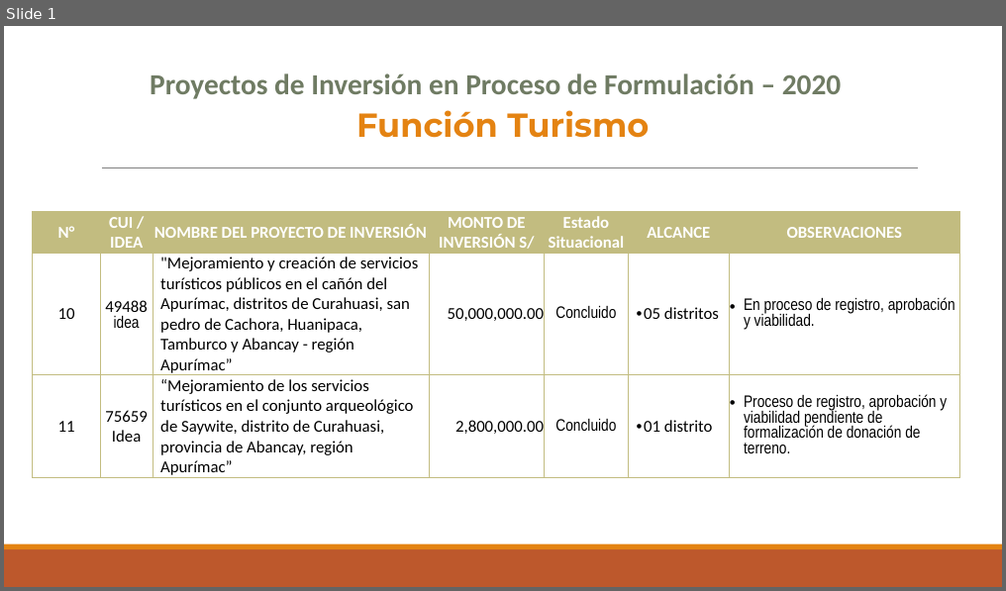
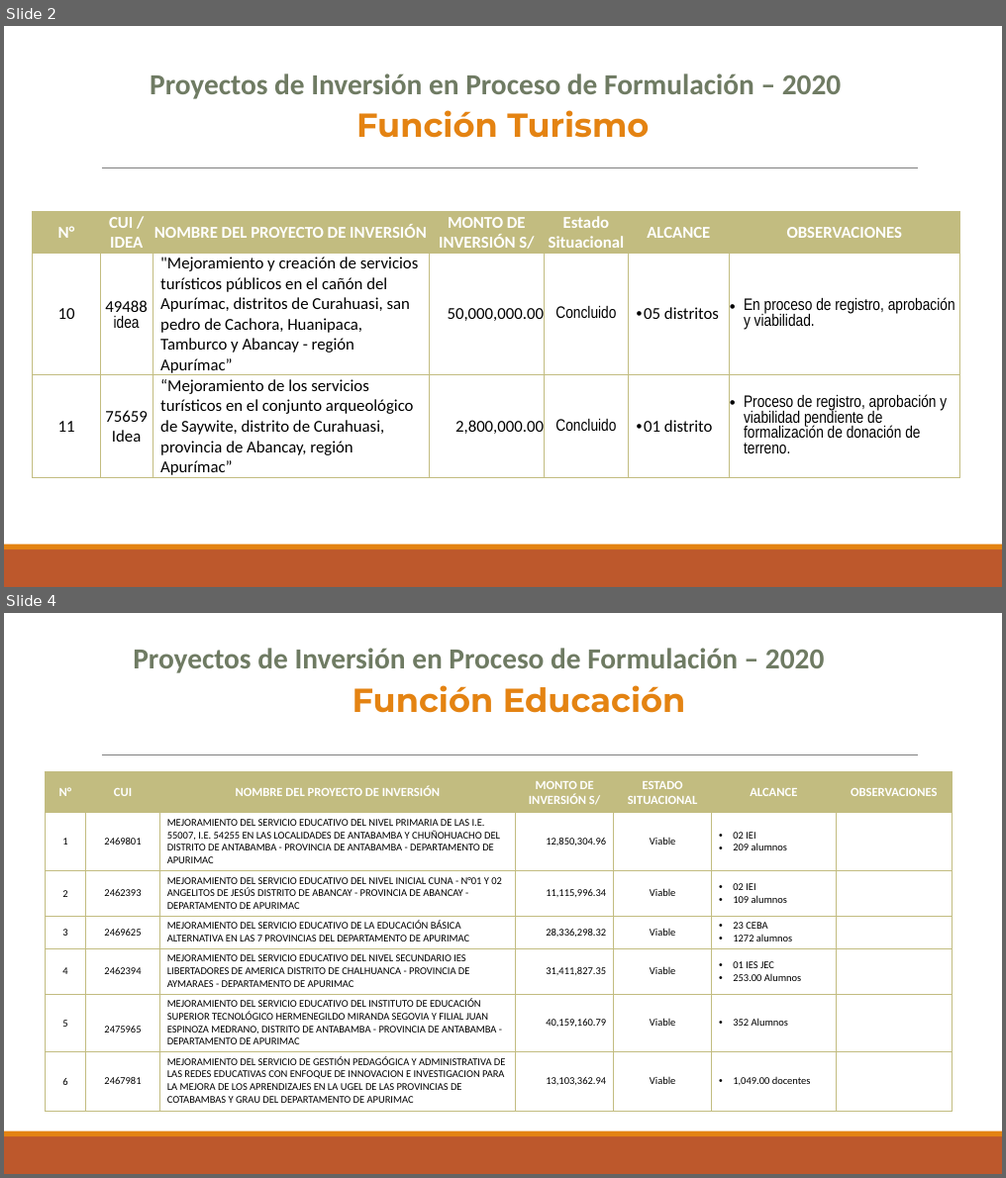
Before and after one commit to ORFEI-GRAP/Gestion-ORFEI, a slide deck: Plantilla.pptx. Shown one above the other, each under a label of ours: slide 1 before the commit, slides 2 and 4 after it; the slides between them are not shown. The pictures are 1006x591 and 1006x1178 pixels, drawn with LibreOffice and Linux fonts; fonts in the diff are those of the drawing. Boxes give left, top, right and bottom in pixels: in the first picture for what was removed or moved away, otherwise in the second. Text is boxed around its words. In the diff, an @@ line names an element or a change of style, - is before the commit and + after.

```diff
--- a/Plantilla.pptx
+++ b/Plantilla.pptx
@@ slide 4 added at [4,613,1002,1174], background #FFFFFF; not listed: 3 template elements that a slide beside it also shows @@
@@ text added at [133,648,825,673], 28 pt, text #6F7B63, bold @@
+Proyectos de Inversión en Proceso de Formulación – 2020
@@ text added at [352,685,686,713], 32 pt, text #E48312, bold @@
+Función Educación
@@ table added at [45,771,951,1109], 7 rows, 7 columns @@
+N° | CUI | NOMBRE DEL PROYECTO DE INVERSIÓN | MONTO DE INVERSIÓN S/ | ESTADO SITUACIONAL | ALCANCE | OBSERVACIONES
+1 | 2469801 | MEJORAMIENTO DEL SERVICIO EDUCATIVO DEL NIVEL PRIMARIA DE LAS I.E. 55007, I.E. 54255 EN LAS LOCALIDADES DE ANTABAMBA Y CHUÑOHUACHO DEL DISTRITO DE ANTABAMBA - PROVINCIA DE ANTABAMBA - DEPARTAMENTO DE APURIMAC | 12,850,304.96 | Viable | 02 IEI / 209 alumnos | 
+2 | 2462393 | MEJORAMIENTO DEL SERVICIO EDUCATIVO DEL NIVEL INICIAL CUNA - N°01 Y 02 ANGELITOS DE JESÚS DISTRITO DE ABANCAY - PROVINCIA DE ABANCAY - DEPARTAMENTO DE APURIMAC | 11,115,996.34 | Viable | 02 IEI / 109 alumnos | 
+3 | 2469625 | MEJORAMIENTO DEL SERVICIO EDUCATIVO DE LA EDUCACIÓN BÁSICA ALTERNATIVA EN LAS 7 PROVINCIAS DEL DEPARTAMENTO DE APURIMAC | 28,336,298.32 | Viable | 23 CEBA / 1272 alumnos | 
+4 | 2462394 | MEJORAMIENTO DEL SERVICIO EDUCATIVO DEL NIVEL SECUNDARIO IES LIBERTADORES DE AMERICA DISTRITO DE CHALHUANCA - PROVINCIA DE AYMARAES - DEPARTAMENTO DE APURIMAC | 31,411,827.35 | Viable | 01 IES JEC / 253.00 Alumnos | 
+5 | 2475965 | MEJORAMIENTO DEL SERVICIO EDUCATIVO DEL INSTITUTO DE EDUCACIÓN SUPERIOR TECNOLÓGICO HERMENEGILDO MIRANDA SEGOVIA Y FILIAL JUAN ESPINOZA MEDRANO, DISTRITO DE ANTABAMBA - PROVINCIA DE ANTABAMBA - DEPARTAMENTO DE APURIMAC | 40,159,160.79 | Viable | 352 Alumnos | 
+6 | 2467981 | MEJORAMIENTO DEL SERVICIO DE GESTIÓN PEDAGÓGICA Y ADMINISTRATIVA DE LAS REDES EDUCATIVAS CON ENFOQUE DE INNOVACION E INVESTIGACION PARA LA MEJORA DE LOS APRENDIZAJES EN LA UGEL DE LAS PROVINCIAS DE COTABAMBAS Y GRAU DEL DEPARTAMENTO DE APURIMAC | 13,103,362.94 | Viable | 1,049.00 docentes | 
@@ what was slide 1 is now slide 2 @@
```
Also in this commit, not shown: 1 slide changed, 10 other slides added, 1 other file.
